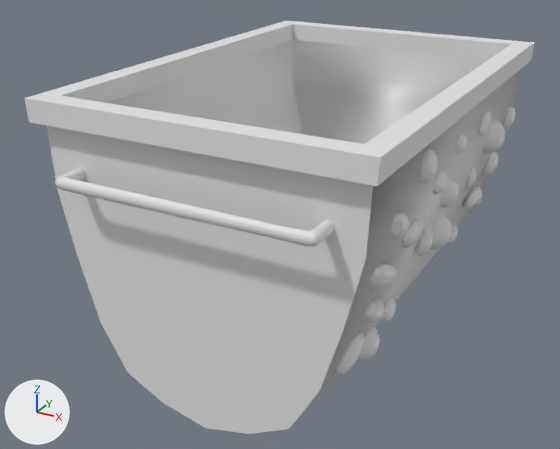
One commit to the COLLADA model oldgoldmine-game/Assets/Models/Cart/GoldenCart/cart_golden.dae: the scene before it, then after it.
Both versions are drawn from a camera (50 mm lens) standing at (2.81, -5.76, 3.17) and looking at (-0.23, -0.22, 0.4). Lighting does not change. The marker at lower left points along +X, +Y and +Z. Materials are left out; every surface is plain grey.

Before the edit, the objects in view are built like this:
```python
me_body_001 = bpy.data.meshes.new('Body.001')
me_body_001.from_pydata(...)  # 5262 vertices, 10350 faces; spans x -1.24..1.24, y -0.94..0.71, z -1.66..1.66
me_body_001.materials.append(mat_bakedgoldenmaterial)
ob_body_001 = bpy.data.objects.new('Body_001', me_body_001)
ob_body_001.location = (0.0, 0.0, 0.75)
ob_body_001.rotation_euler = (1.571, 0.0, -3.142)  # degrees (90, 0, -180)
ob_body_001.scale = (1.1, 1.47, 1.25)
```
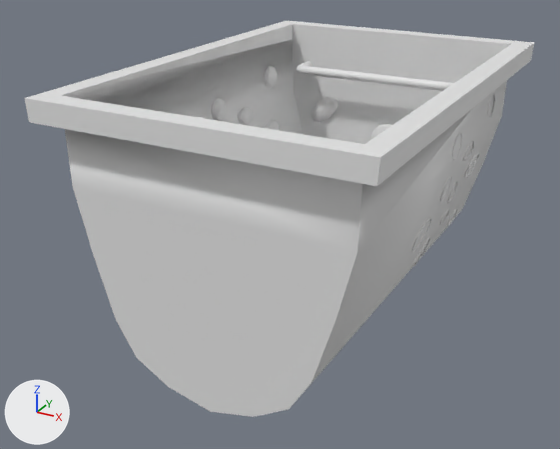
Edits to the bpy script that builds the scene:
```text
Change me_body_001:
    used by ob_body_001; location = (0.0, 0.0, 0.75); rotation_euler = (1.571, 0.0, -3.142), in degrees (90, 0, -180); scale = (1.1, 1.47, 1.25)
    remove me_body_001.from_pydata(...)  # 5262 vertices, 10350 faces; spans x -1.24..1.24, y -0.94..0.71, z -1.66..1.66
    add me_body_001.from_pydata(...)  # 1186 vertices, 1992 faces; spans x -1.34..1.34, y -1.28..1.04, z -1.93..1.93
    me_body_001 part 1: the loose piece of 90 vertices spanning x -1.22..1.22, y -0.94..0.71, z -1.54..1.54 is rebuilt with 38 vertices and now spans x -1.34..1.34, y -1.28..1.04, z -1.93..1.93
    me_body_001 part 2: 47 loose pieces with 4972 vertices, spanning x -1.24..1.24, y -0.72..0.53, z -1.66..1.66, are deleted
    me_body_001 part 3: 198 vertices removed from x -1.12..1.12, y -0.51..-0.06, z -0.07..0.93; 1146 vertices added at x -1.17..1.17, y -0.73..0.69, z -0.16..1.79
Change ob_body_001:
    ob_body_001.scale: (1.1, 1.47, 1.25) -> (1.0, 1.0, 1.0)
```

Boxes (x1, y1, x2, y2) around the edits, measured in the pictures (560 x 449 px):
'Body_001', reshaped, rescaled
    before: (25, 21, 535, 434)
    after: (25, 21, 535, 417)
part 1 of me_body_001, rebuilt
    before: (25, 21, 535, 434)
    after: (25, 21, 535, 417)
part 2 of me_body_001, deleted
    before: (55, 106, 515, 375)
part 3 of me_body_001, built on
    before: (430, 215, 458, 249)
    after: (211, 61, 495, 267)
